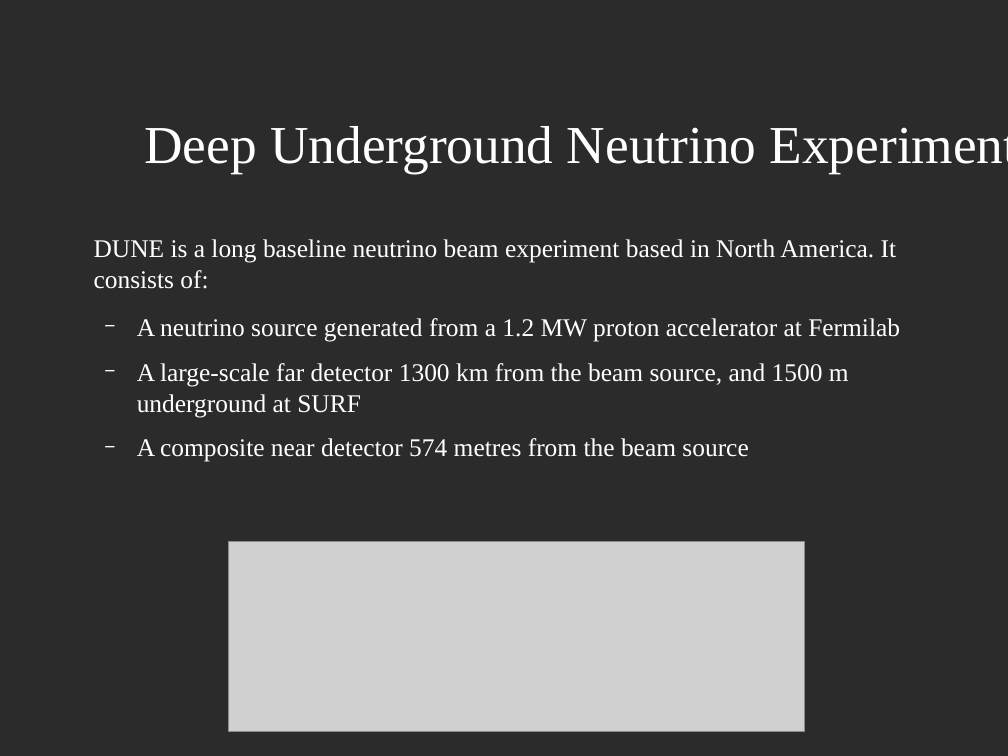
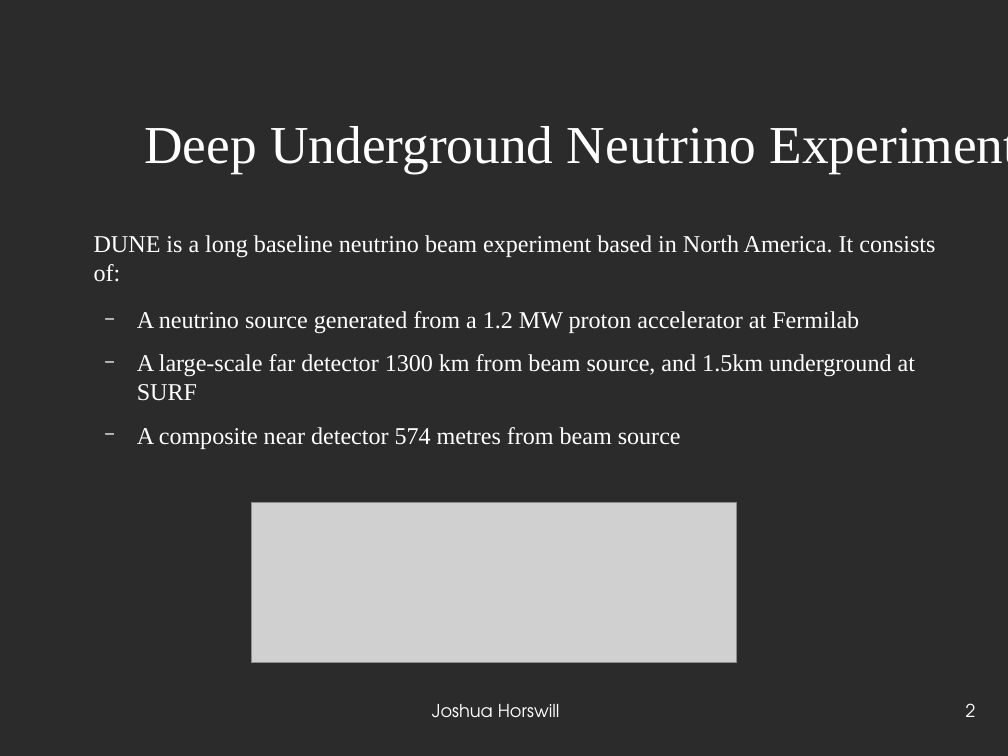
Before and after one commit to JoshCodesPhysics/dune_project, a slide deck: slide 2 of dune_notes/dune_pres/dune_project_pres.odp. Drawn at 1008x756 pixels with LibreOffice and Linux fonts; fonts in the diff are those of the drawing; grey boxes stand for pictures; background and template pictures are left out; a plain dark background stands for a picture behind light text. Boxes give left, top, right and bottom in pixels: in the first picture for what was removed or moved away, otherwise in the second. Text is boxed around its words. In the diff, an @@ line names an element or a change of style, - is before the commit and + after.

```diff
--- a/dune_notes/dune_pres/dune_project_pres.odp
+++ b/dune_notes/dune_pres/dune_project_pres.odp
@@ text at <box>94,235,935,334</box>: size 20 to 19 pt in "DUNE is a long baseline neutrino beam ...", "A neutrino source generated from a 1.2 ..." @@
@@ text at <box>137,354,915,449</box>: text changed; size 20 to 19 pt @@
-  − A large-scale far detector 1300 km from the beam source, and 1500 m underground at SURF
-  − A composite near detector 574 metres from the beam source
+  − A large-scale far detector 1300 km from beam source, and 1.5km underground at SURF
+  − A composite near detector 574 metres from beam source
@@ picture: place and size @@
-picture at <box>229,542,804,732</box>
+picture at <box>252,503,736,663</box>
@@ text added at <box>432,704,560,718</box>, 14 pt, text #FFFFFF @@
+Joshua Horswill
@@ page number added at <box>966,703,976,717</box>, 14 pt, text #FFFFFF @@
+2
```
Also in this commit, not shown: 8 other slides changed, 7 slides added, 5 slides removed, 3 other files.
